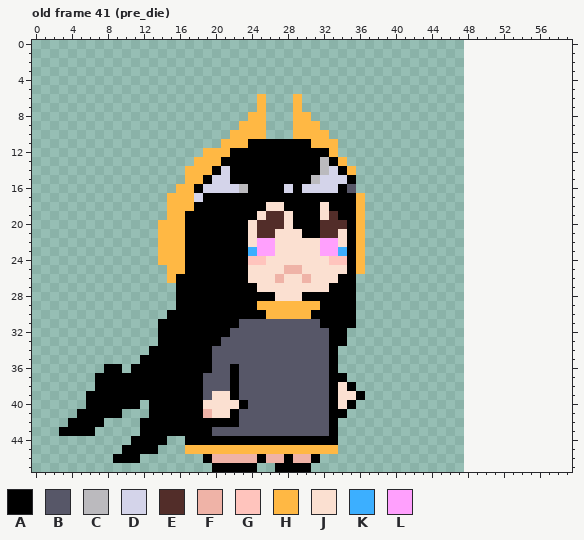
Edited in one commit: pixel-art file (saraqael/assets/ases/saraqael.ase). Above, as it was before the edit.
48x48 pixels, 42 frames. Shown: old frame 41 (pre_die). The old version is drawn lined up with the new one, on the new canvas. The commit also changed other frames, which this record leaves out.
Palette (. is transparent): A #000000  B #575768  C #bbbabe  D #d4d4ea  E #522d29  F #efb3a7  G #ffc4bd  H #ffb844  J #fbe0d1  K #3cafff  L #ffa0fd
Pixels before, old frame 41 (pre_die) (only the part around the change), first column x 6:
12 .............HHHAAAAAAAAAAAH........
13 ............HHHAAAAAAAAAAACAH.......
14 ...........HHHADAAAAAAAAAACDAH......
15 ...........HHADDAAAAAAAAACDDDA......
16 ..........HHADDDDCAAAADADDDDAB......
17 .........HHHDAAAAAAAAAAAAAAAAAH.....
18 .........HHHAAAAAAAAJJAAAAJAAAH.....
19 .........HHAAAAAAAAJEEJAAAJEAAH.....
20 ........HHHAAAAAAAJEEEJAAAEEEAH.....
21 ........HHHAAAAAAAJEEJJJAAEEJAH.....
22 ........HHHAAAAAAAJLLJJJJJLLJAH.....
23 ........HHHAAAAAAAKLLJJJJJLLKAH.....
24 ........HHHAAAAAAAGGJJJJJJJGGAH.....
25 .........HHAAAAAAAJJJJFFJJJJJAH.....
26 .........HAAAAAAAAJJJFJJFJJJAA......
27 ..........AAAAAAAAAJJJJJJJJAAA......
28 ..........AAAAAAAAAAAJJJAAAAAA......
29 ..........AAAAAAAAAHHHHHHHAAAA......
30 .........AAAAAAAAAAAHHHHHAAAAA......
31 ........AAAAAAAAABBBBBBBBBAAAA......
32 ........AAAAAAAABBBBBBBBBBBAA.......
33 ........AAAAAAABBBBBBBBBBBBAA.......
34 .......AAAAAAABBBBBBBBBBBBBA........
35 ......AAAAAAAABBBBBBBBBBBBBA........
36 ..AA.AAAAAAAAABBABBBBBBBBBBA........
37 .AAAAAAAAAAAABBBABBBBBBBBBBAA.......
38 .AAAAAAAAAAAABBBABBBBBBBBBBAJA......
39 AAAAAAAAAAAAABJJABBBBBBBBBBAJJA.....
After:
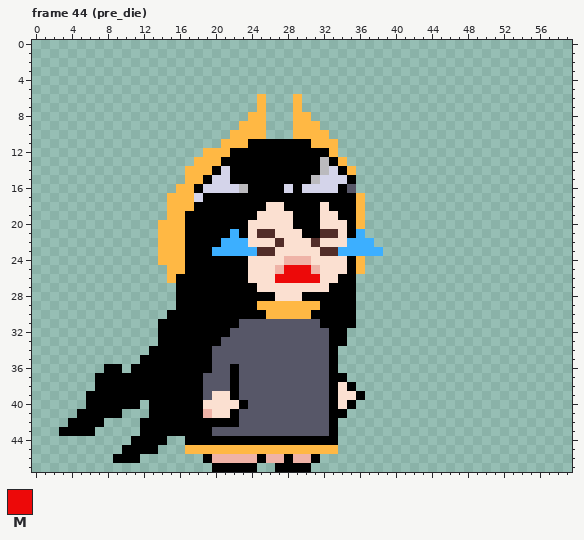
Colours new in this view: M #ed0909
A new or re-ordered frame is compared with the old frame closest to it.
Change:
canvas 48x48 -> 60x48
frames 42 -> 47
Changed rows in their new state; - is an unchanged pixel.
Frame 44 (pre_die) is new; against old frame 41 (pre_die):
first column x 20:
19 ------JJ-----J-----
20 -----JJJ----JJJ----
21 --K-------------K--
22 -KKK-JJE---EJJ-KKK-
23 KKKK-EE-----EE-KKKK
24 ----JJ--FFF--JJ----
25 -------FMMMF-------
26 -------MMMMM-------
